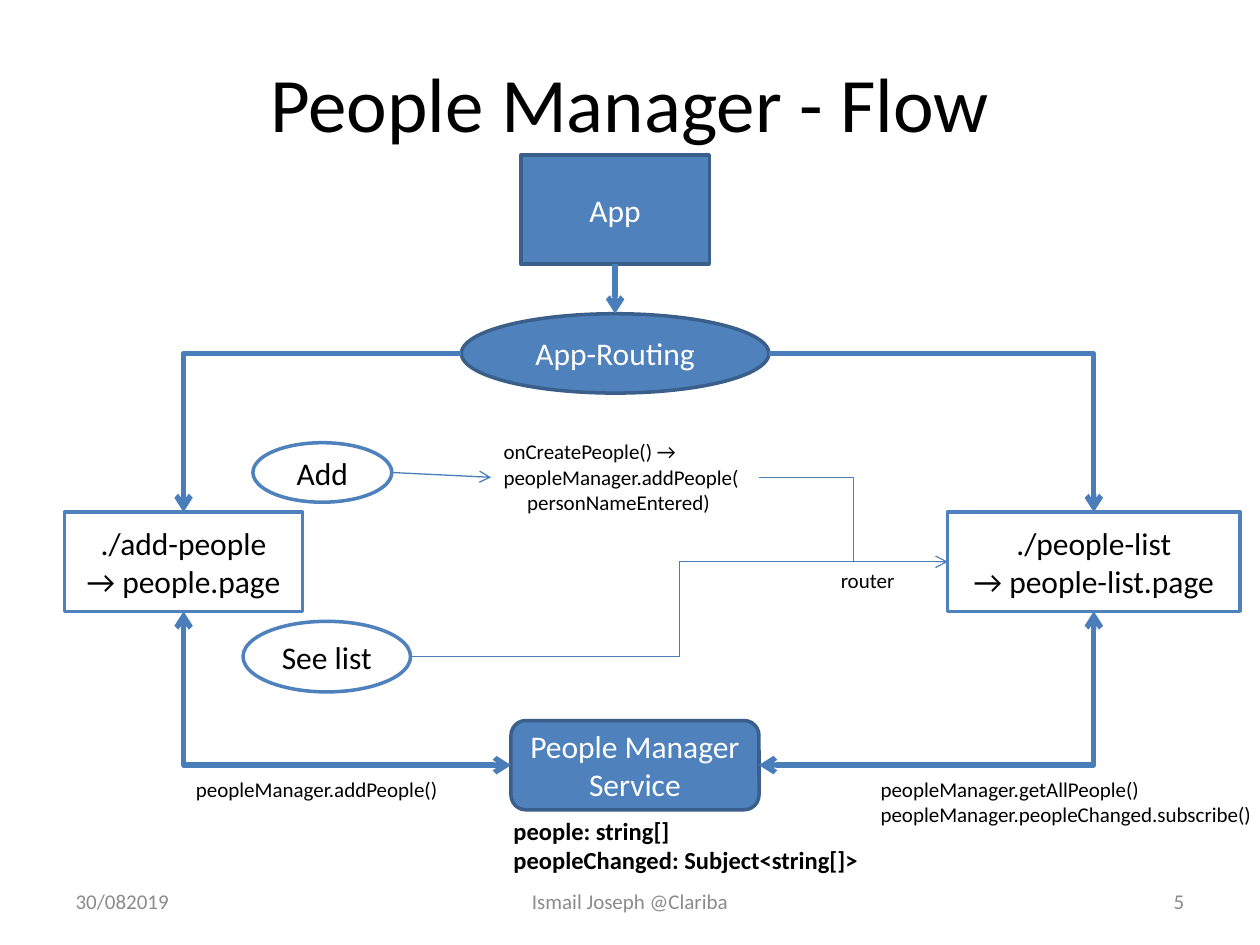
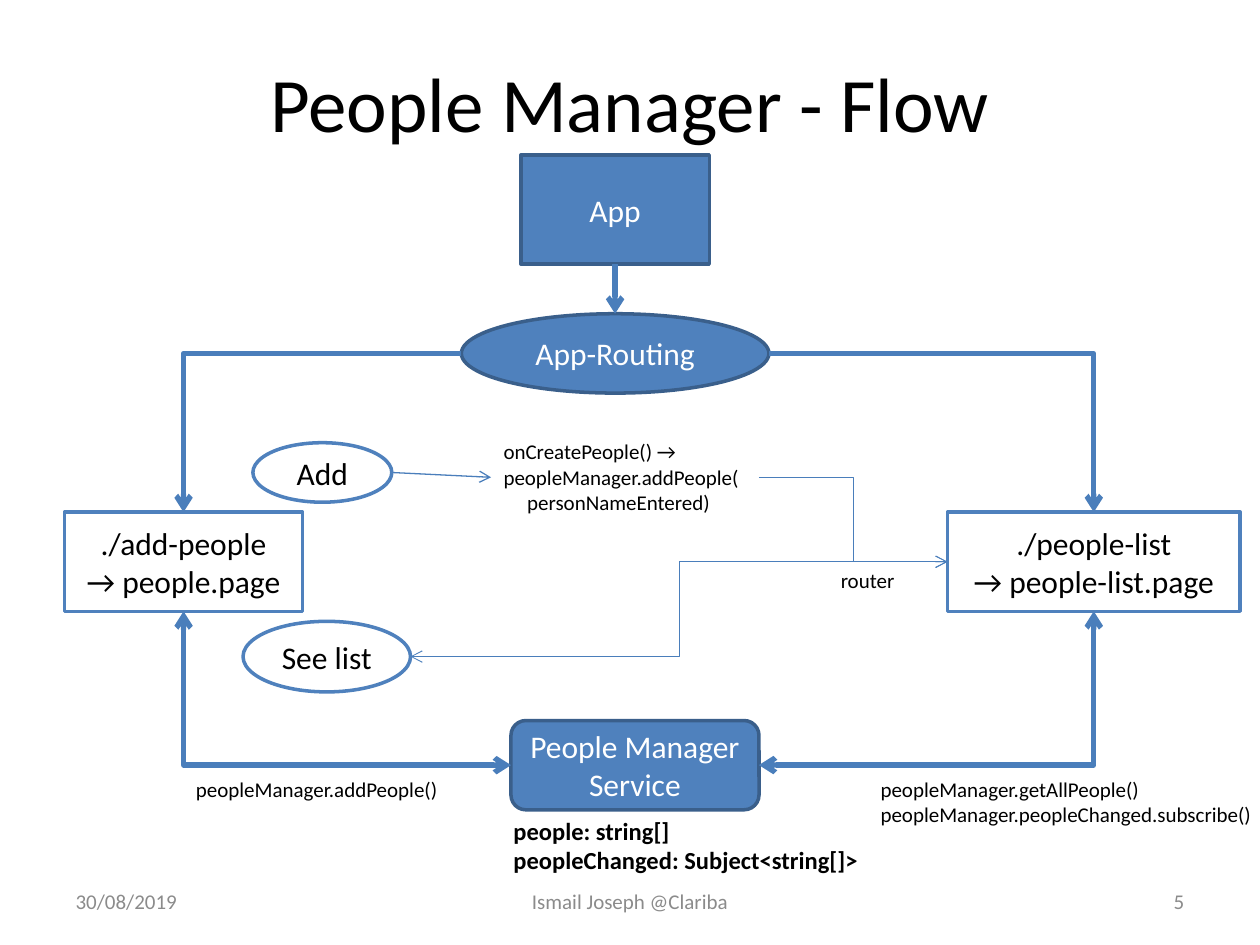
Before and after one commit to Fesouille/ionic-angular-course, a slide deck: slide 5 of Clariba_test_presentation.pptx. Drawn at 1260x945 pixels with LibreOffice and Linux fonts; fonts in the diff are those of the drawing. Boxes give left, top, right and bottom in pixels: in the first picture for what was removed or moved away, otherwise in the second. Text is boxed around its words. In the diff, an @@ line names an element or a change of style, - is before the commit and + after.

```diff
--- a/Clariba_test_presentation.pptx
+++ b/Clariba_test_presentation.pptx
@@ elbow arrow (411, 656) - (948, 562): elbow arrow to elbow double arrow @@
@@ text at [76,894,177,910]: text changed @@
-30/082019
+30/08/2019
```
Also in this commit, not shown: 5 other slides changed, 1 slide added.
